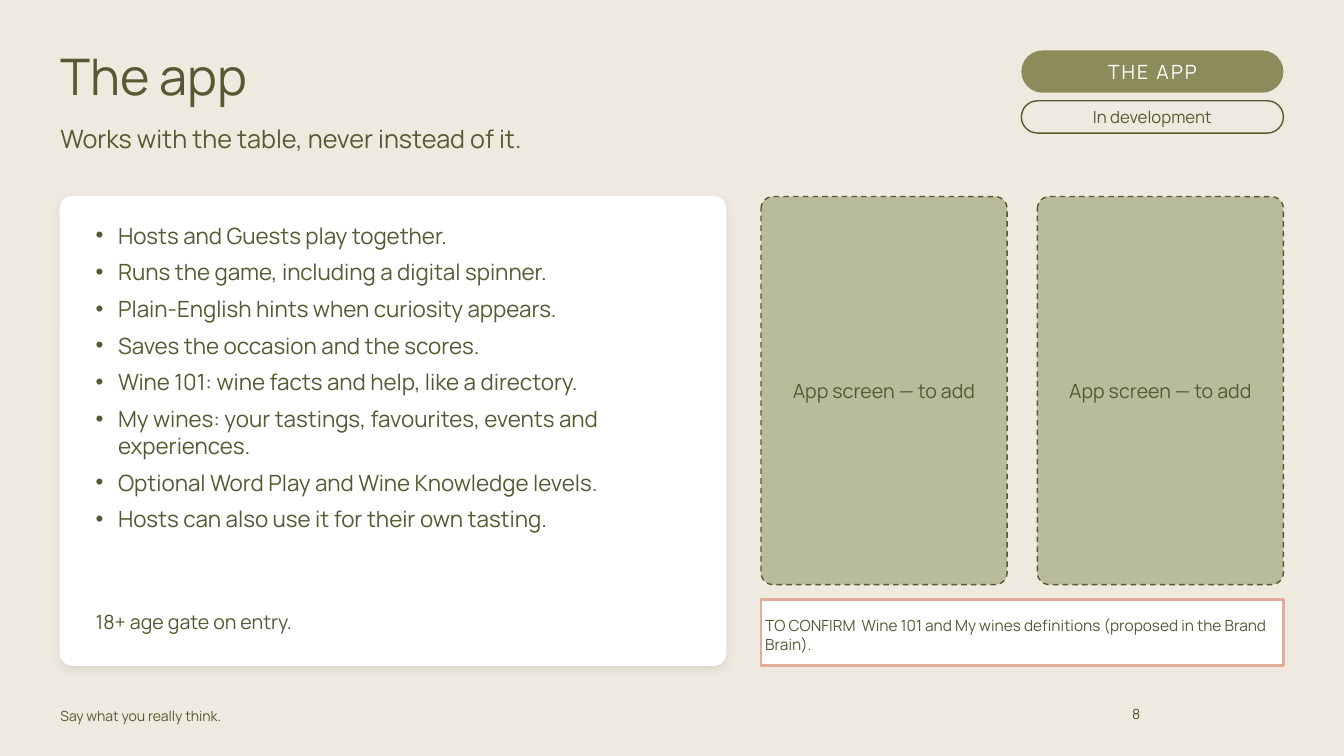
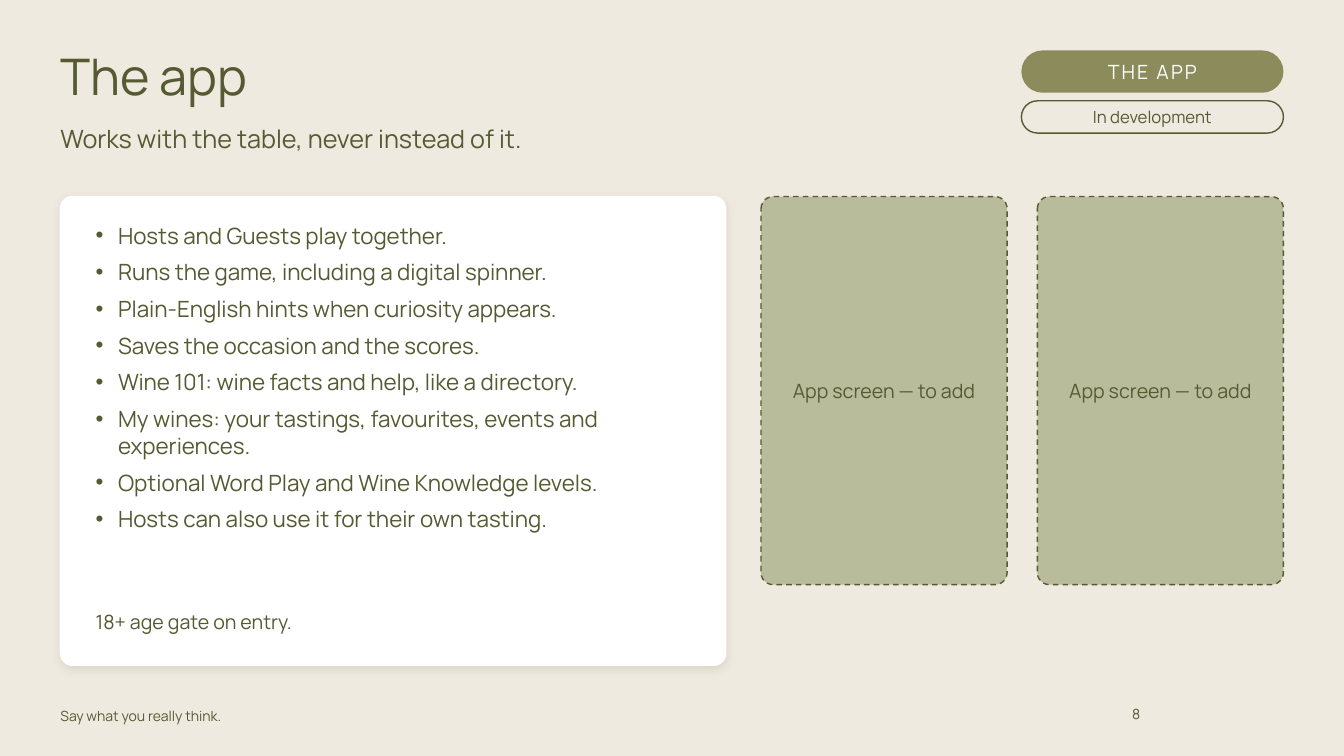
Before and after one commit to carrie147/entre-amis-brand-agent, a slide deck: slide 8 of decks/Entre Amis - core brand story - DRAFT.pptx. Drawn at 1344x756 pixels with LibreOffice and Linux fonts; fonts in the diff are those of the drawing; background and template pictures are left out. Boxes give left, top, right and bottom in pixels: in the first picture for what was removed or moved away, otherwise in the second. Text is boxed around its words. In the diff, an @@ line names an element or a change of style, - is before the commit and + after.

```diff
--- a/decks/Entre Amis - core brand story - DRAFT.pptx
+++ b/decks/Entre Amis - core brand story - DRAFT.pptx
@@ rectangle removed at bbox=[761, 600, 1284, 665] @@
-TO CONFIRM Wine 101 and My wines definitions (proposed in the Brand Brain).
```
Also in this commit, not shown: 6 other slides changed, 10 other files.
